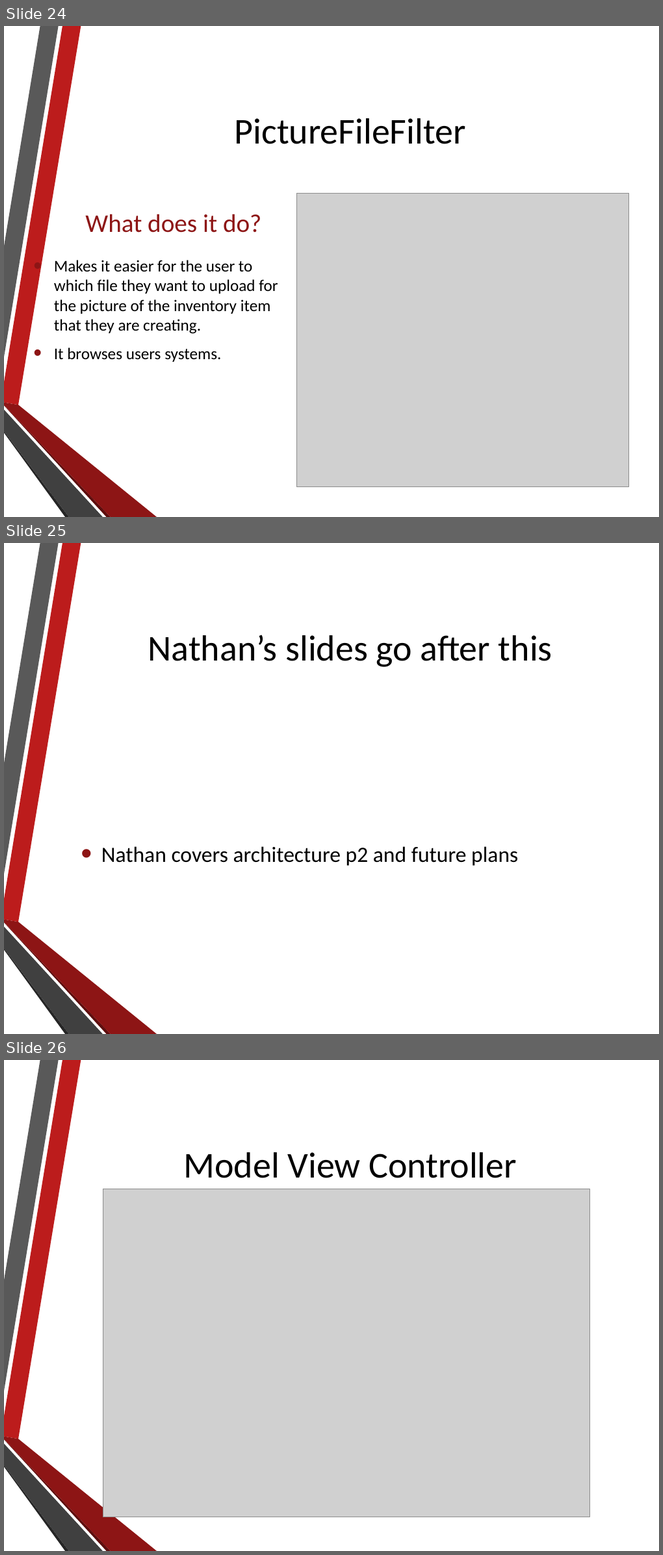
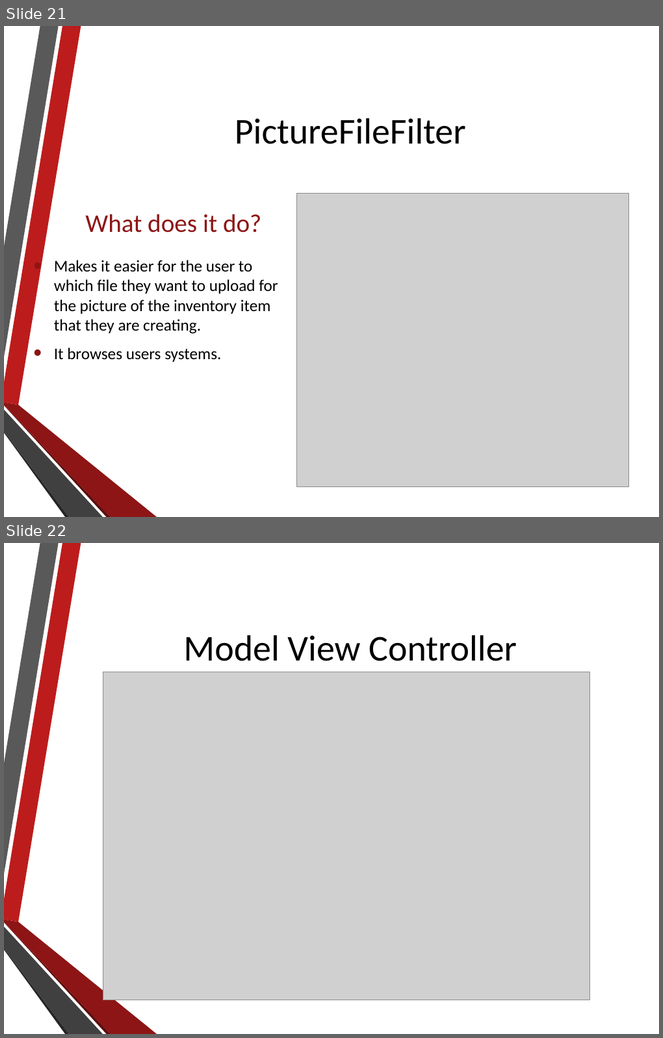
Before and after one commit to NathanielInman/IMS, a slide deck: Development Resources/Presentation.pptx. Shown one above the other, each under a label of ours: slides 24, 25 and 26 before the commit, slides 21 and 22 after it. The pictures are 663x1555 and 663x1038 pixels, drawn with LibreOffice and Linux fonts; fonts in the diff are those of the drawing; grey boxes stand for pictures; background and template pictures are left out. Boxes give left, top, right and bottom in pixels: in the first picture for what was removed or moved away, otherwise in the second. Text is boxed around its words. In the diff, an @@ line names an element or a change of style, - is before the commit and + after.

```diff
--- a/Development Resources/Presentation.pptx
+++ b/Development Resources/Presentation.pptx
@@ slide 25 removed at (4, 543, 659, 1034), background picture (left out); not listed: 6 template elements that a slide beside it also shows @@
@@ title removed at (148, 635, 553, 667) @@
-Nathan’s slides go after this
@@ text removed at (102, 847, 518, 866) @@
-• Nathan covers architecture p2 and future plans
@@ what was slide 24 is now slide 21 @@
@@ what was slide 26 is now slide 22 @@
```
Also in this commit, not shown: 1 slide added, 4 other slides removed.
